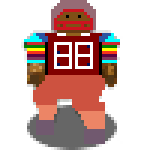
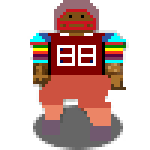
The second (150, 150) image is a revision of the first. Changes to its layers:
painted on "A_Stand_Player.png" over [21, 0, 129, 144]
painted on "Layer" over [27, 105, 123, 150]
